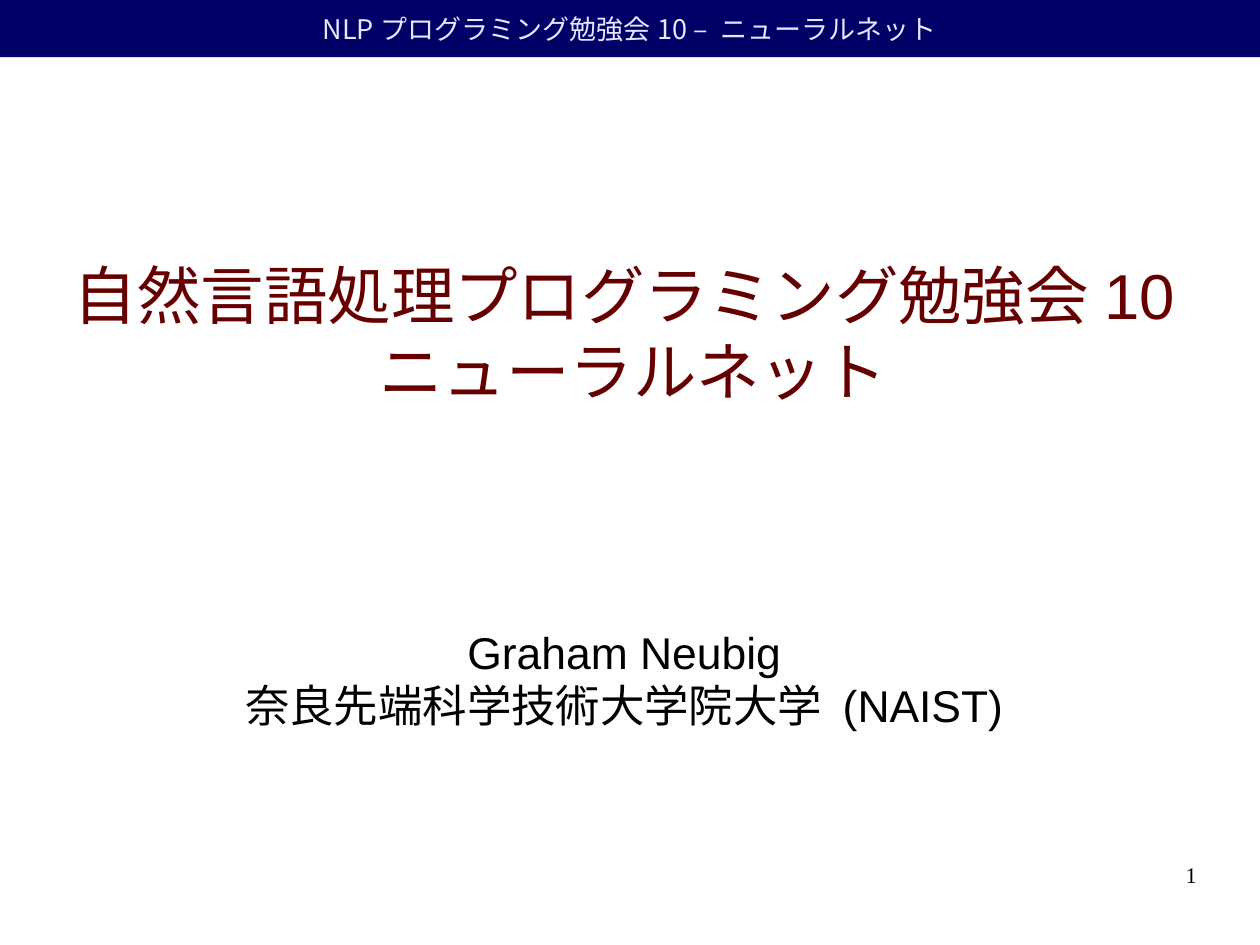
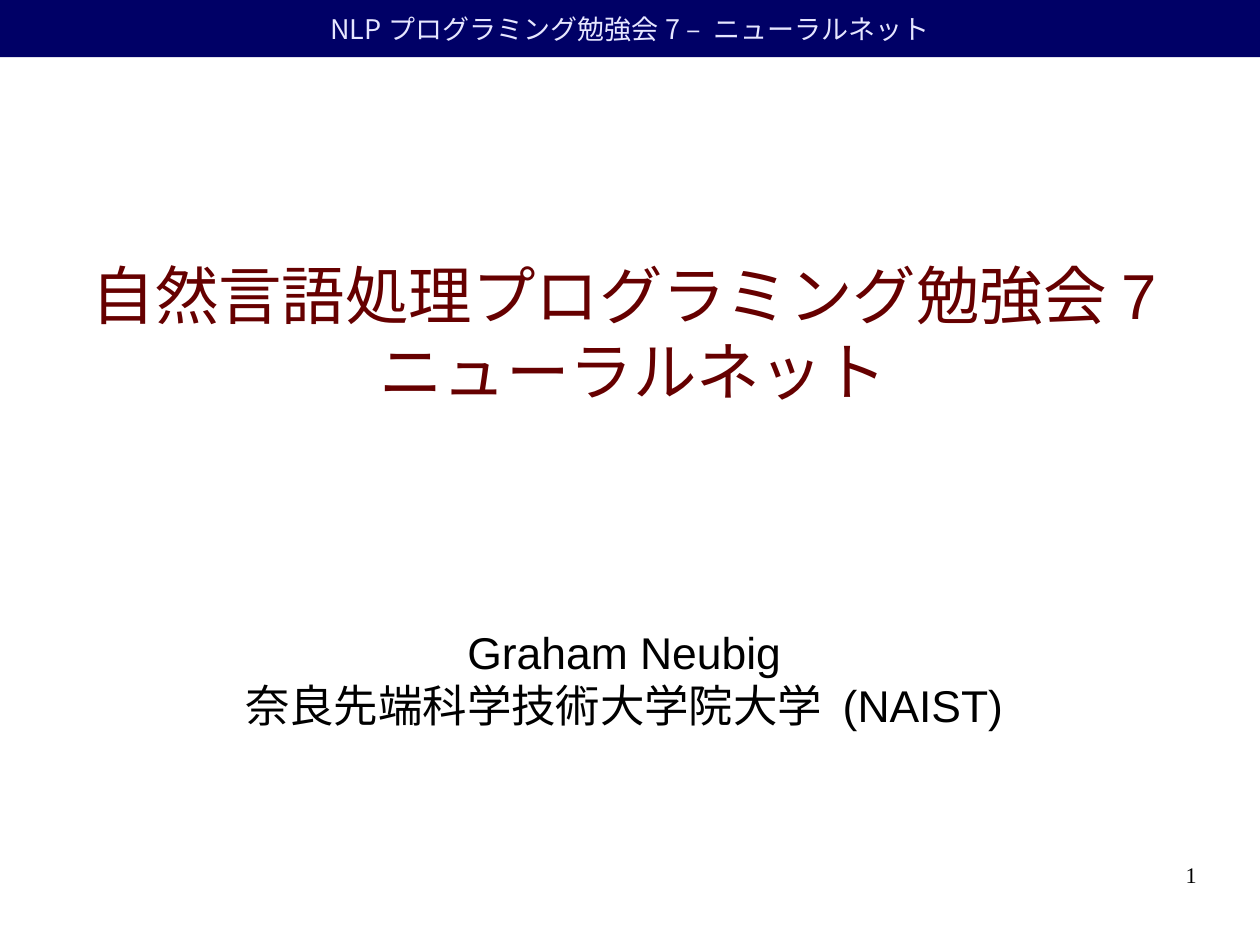
Before and after one commit to duffrind/nlppractice, a slide deck: slide 1 of download/07-nn/nlp-programming-ja-07-nn.odp. Drawn at 1260x945 pixels with LibreOffice and Linux fonts; fonts in the diff are those of the drawing; background and template pictures are left out. Boxes give left, top, right and bottom in pixels: in the first picture for what was removed or moved away, otherwise in the second. Text is boxed around its words. In the diff, an @@ line names an element or a change of style, - is before the commit and + after.

```diff
--- a/download/07-nn/nlp-programming-ja-07-nn.odp
+++ b/download/07-nn/nlp-programming-ja-07-nn.odp
@@ text in rectangle at box(713, 17, 929, 41): text changed @@
-NLPプログラミング勉強会10 – ニューラルネット
+NLPプログラミング勉強会7 – ニューラルネット
@@ title at box(92, 265, 1157, 400): text changed @@
-自然言語処理プログラミング勉強会10
-ニューラルネット
+自然言語処理プログラミング勉強会7
+ニューラルネット
```
Also in this commit, not shown: 33 other slides changed, 7 slides added, 1 slide removed, 3 other files.
